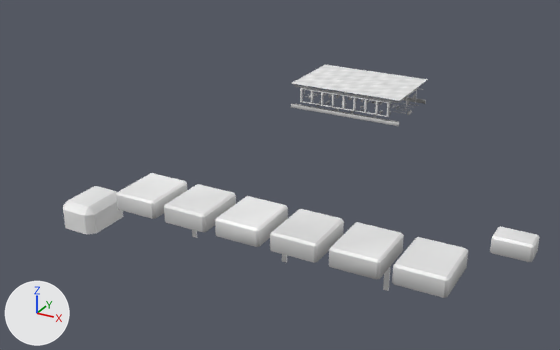
What one commit did to the glTF model crates/client/assets/models/bulkhead/dock_dark.glb.
Camera for both pictures: a 50 mm lens placed at (127.0, -304.0, 110.0), pointed at (11.0, -92.0, 4.0). The axes (+X, +Y, +Z) are drawn at lower left. The lights are the same throughout. The picture after the commit comes second. Vertices at exactly the same position are counted once.

Names of what the first picture shows: 'dark'.
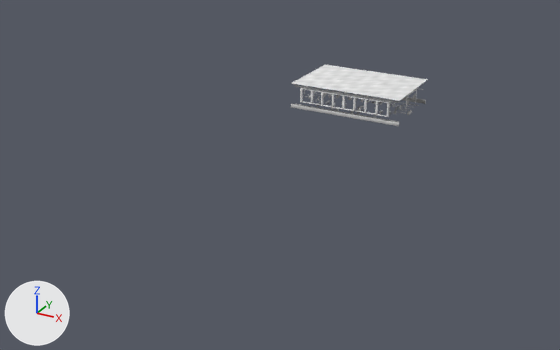
Location of each change, [x1, y1, x2, y2] in pixels of the pictures (560 x 350 px):
'dark', reshaped (71% narrower, 74% shorter): before [63, 65, 540, 298]; after [291, 65, 428, 126]
part 1 of me_dark, deleted: before [63, 173, 540, 298]

Edits to the bpy script that builds the scene:
```text
Change me_dark:
    used by ob_dark; location = (0.0, 0.0, 0.0)
    remove me_dark.from_pydata(...)  # 12150 vertices, 20798 faces; spans x -26.0..105.0, y -158.0..17.0, z 0.0..31.0
    add me_dark.from_pydata(...)  # 12935 vertices, 22236 faces; spans x -25.0..25.0, y -17.0..17.0, z 0.0..11.0
    me_dark part 1: 11 loose pieces with 195 vertices, spanning x -26.0..105.0, y -158.0..-139.0, z 1.0..31.0, are deleted
    other edits to the shape of me_dark do not show in these pictures
```
